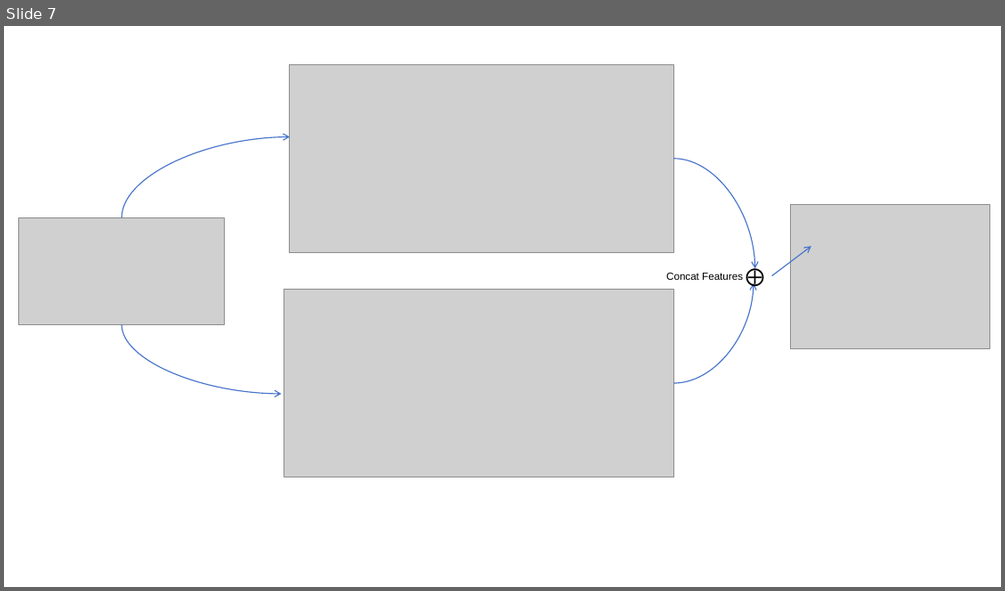
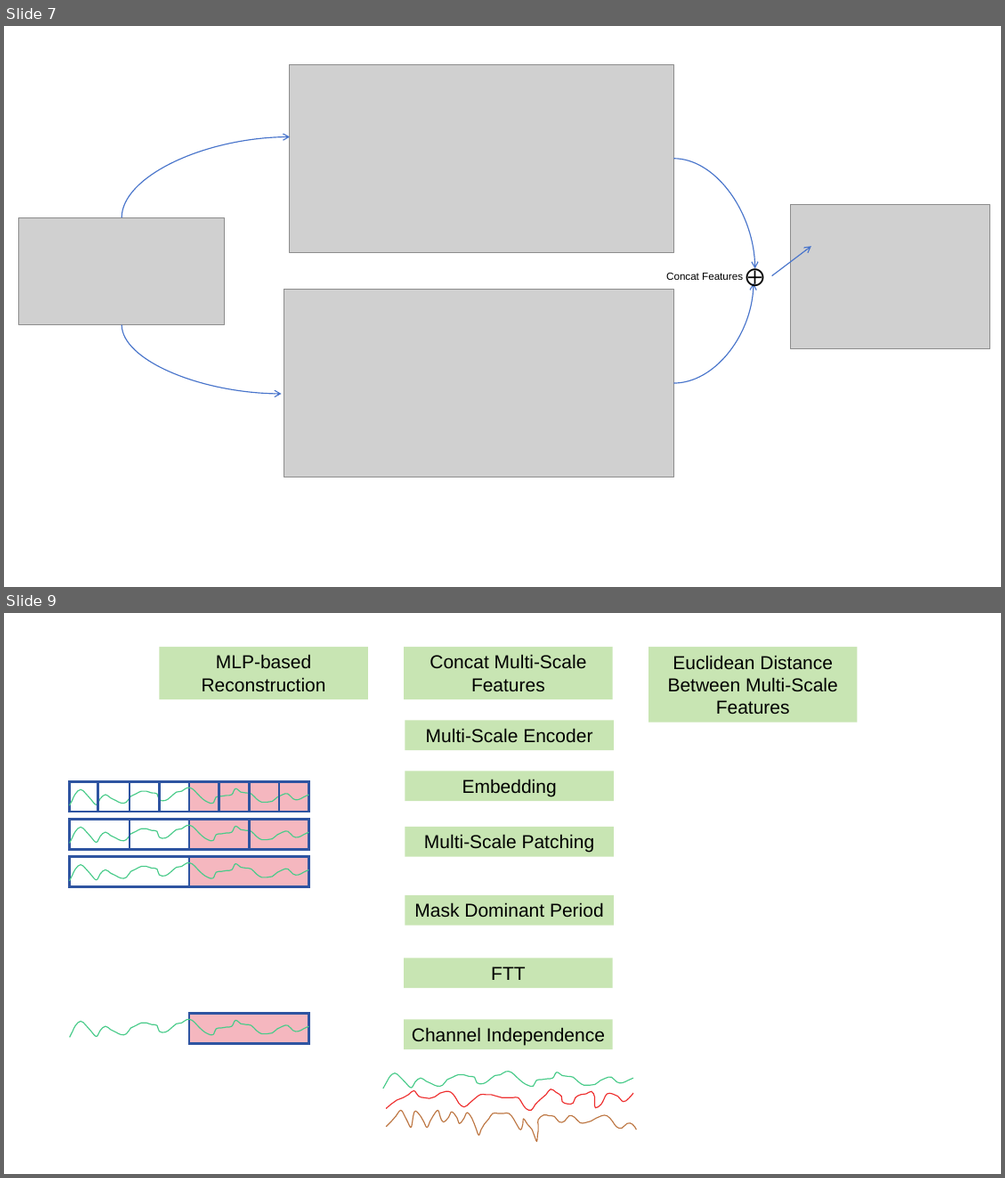
Before and after one commit to wuchenhu98/lunwen, a slide deck: 论文插图.pptx. Shown one above the other, each under a label of ours: slide 7 before the commit, slides 7 and 9 after it; the slides between them are not shown. The pictures are 1005x591 and 1005x1178 pixels, drawn with LibreOffice and Linux fonts; fonts in the diff are those of the drawing; grey boxes stand for pictures. Boxes give left, top, right and bottom in pixels: in the first picture for what was removed or moved away, otherwise in the second. Text is boxed around its words. In the diff, an @@ line names an element or a change of style, - is before the commit and + after.

```diff
--- a/论文插图.pptx
+++ b/论文插图.pptx
@@ slide 9 added at (4, 613, 1001, 1174), background #FFFFFF @@
@@ rectangle added at (160, 647, 368, 699), fill #C8E5B3, 18 pt, text #000000 @@
+MLP-based Reconstruction
@@ rectangle added at (404, 647, 613, 699), fill #C8E5B3, 18 pt, text #000000 @@
+Concat Multi-Scale Features
@@ rectangle added at (648, 647, 858, 722), fill #C8E5B3, 18 pt, text #000000 @@
+Euclidean Distance Between Multi-Scale Features
@@ rectangle added at (404, 720, 614, 750), fill #C8E5B3, 18 pt, text #000000 @@
+Multi-Scale Encoder
@@ rectangle added at (404, 771, 614, 801), fill #C8E5B3, 18 pt, text #000000 @@
+Embedding
@@ rectangle added at (70, 781, 189, 811), fill #FFFFFF, outline #2E54A1 2.25 pt @@
@@ freeform shape added at (70, 787, 309, 805), outline #4874CB 1 pt @@
@@ line added from (98, 781) to (98, 811), #2E54A1 2.25 pt @@
@@ line added from (129, 781) to (129, 811), #2E54A1 2.25 pt @@
@@ line added from (160, 781) to (160, 811), #2E54A1 2.25 pt @@
@@ rectangle added at (189, 781, 309, 811), fill #F5B7BF, outline #2E54A1 2.25 pt @@
@@ line added from (219, 781) to (219, 811), #2E54A1 2.25 pt @@
@@ line added from (250, 781) to (250, 811), #2E54A1 2.25 pt @@
@@ line added from (279, 781) to (279, 811), #2E54A1 2.25 pt @@
@@ rectangle added at (70, 819, 189, 849), fill #FFFFFF, outline #2E54A1 2.25 pt @@
@@ freeform shape added at (70, 826, 309, 844), outline #4874CB 1 pt @@
@@ line added from (129, 819) to (129, 850), #2E54A1 2.25 pt @@
@@ rectangle added at (189, 819, 309, 849), fill #F5B7BF, outline #2E54A1 2.25 pt @@
@@ line added from (250, 819) to (250, 850), #2E54A1 2.25 pt @@
@@ rectangle added at (404, 826, 614, 856), fill #C8E5B3, 18 pt, text #000000 @@
+Multi-Scale Patching
@@ rectangle added at (70, 857, 189, 887), fill #FFFFFF, outline #2E54A1 2.25 pt @@
@@ freeform shape added at (70, 863, 309, 881), outline #4874CB 1 pt @@
@@ rectangle added at (189, 857, 309, 887), fill #F5B7BF, outline #2E54A1 2.25 pt @@
@@ rectangle added at (404, 895, 614, 925), fill #C8E5B3, 18 pt, text #000000 @@
+Mask Dominant Period
@@ rectangle added at (404, 957, 613, 988), fill #C8E5B3, 18 pt, text #000000 @@
+FTT
@@ freeform shape added at (70, 1019, 309, 1037), outline #4874CB 1 pt @@
@@ rectangle added at (189, 1013, 309, 1043), fill #F5B7BF, outline #2E54A1 2.25 pt @@
@@ rectangle added at (404, 1019, 613, 1049), fill #C8E5B3, 18 pt, text #000000 @@
+Channel Independence
@@ freeform shape added at (383, 1071, 633, 1088), outline #4874CB 1 pt @@
@@ freeform shape added at (386, 1089, 633, 1111), outline #EE822F 1 pt @@
@@ freeform shape added at (386, 1111, 637, 1141), outline #75BD42 1 pt @@
```
Also in this commit, not shown: 3 other slides added, 1 slide removed.
